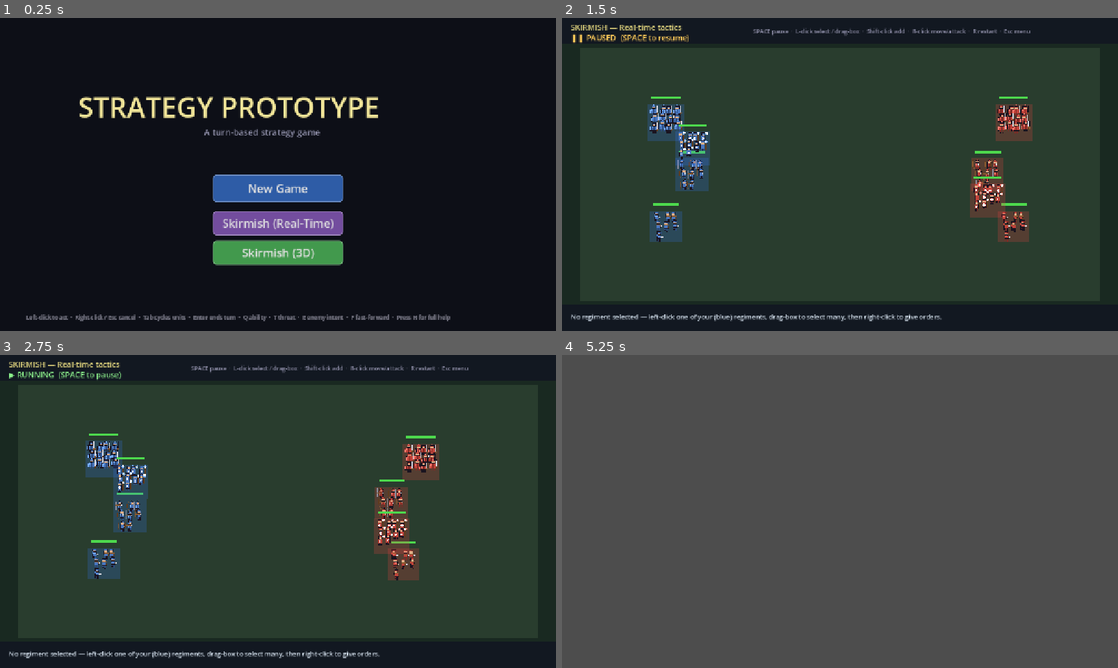
Above: before the commit, frames 1-4 (two rows, left to right).
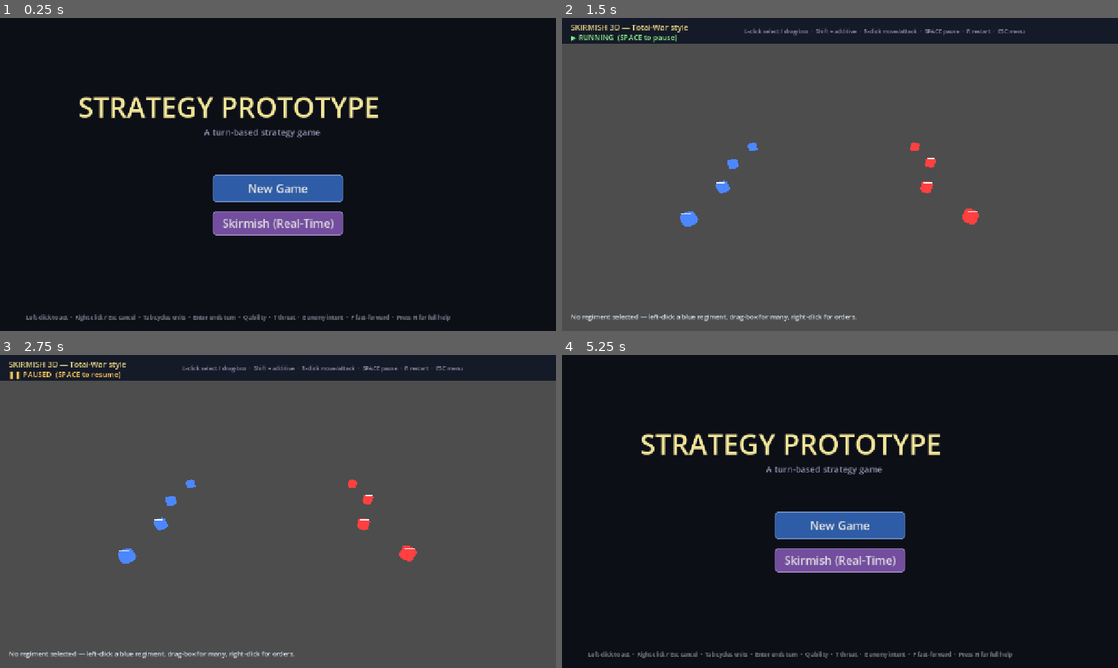
Above: after the commit, the same moments.

Repository: kabuumu/strategy-prototype
Game: Godot game, scene res://src/title/title.tscn
Two runs of this game, one before a commit and one after it. Both use one fixed random seed, a clock stepped at 60 frames per second and the inputs below.
Inputs (mouse positions are in pixels of both pictures, inside the frame that each line leads up to):
- Up to frame 1 (0.25 s): no input
- Up to frame 2 (1.5 s): click "Skirmish (Real-Time)" at 0.5 s; tap A at 1.25 s; move the mouse to (962, 158) at 1.27 s; tap E at 1.35 s; click (962, 158) at 1.42 s
- Up to frame 3 (2.75 s): tap Space at 1.52 s; tap A at 2 s; drag from (166, 527) to (250, 574) at 2.02 s
- Up to frame 4 (5.25 s): tap A at 2.75, 3.5 s; move the mouse to (895, 442) at 2.77 s; tap Enter at 2.85, 4.25 s; click (895, 442) at 2.92 s; tap E at 3.05, 4.55 s; drag from (812, 574) to (673, 464) at 3.52 s; move the mouse to (1006, 558) at 4.27 s; tap Tab at 4.35 s; click (1006, 558) at 4.42 s; tap Space at 4.52 s; tap Escape at 4.9 s; click (840, 589) at 5 s, where only the run before the commit has a clickable "Skirmish (3D)"

The runs differ from the first frame. In frame 1, 1.9% of the frame differs, in the area x 38-62%, y 70-80%; in frame 2, 93%; in frame 3, 92%; in frame 4, 99%, in the area x 0-100%, y 0-100%.
Error before the commit: Parse Error: Cannot infer the type of "mat" variable because the value is "null". (res://src/skirmish3d/skirmish3d.gd:530)

Commit message:
Bigger battle map; revert one-move cap (AP free movement restored)
Units can again spend their AP however they like (move multiple times, or
move+attack). Instead of capping moves, the board is larger so move range
is small relative to the map — more room to manoeuvre, more tactical.

- grid 10x8 -> 14x11; hex SIZE 37 -> 27 so it still fits left of the panel
- move ranges restored to moderate (soldier 3, archer 2, scout 4, healer 3,
  warlord 3, pyromancer/juggernaut 2)
- unit sprite scale reduced (1.7->1.4, boss 2.3->1.85) to suit smaller hexes
- terrain density + mountain clusters scaled up for the larger board;
  mountain growth now uses hex neighbours; objectives respread
- Dash ability back to +1 AP; removed the per-turn one-move restriction

Co-Authored-By: Claude Opus 4.8 <noreply@anthropic.com>

Diff:
--- a/src/battle/battle.gd
+++ b/src/battle/battle.gd
@@ -3,10 +3,10 @@
 # ---------------------------------------------------------------------------
 # Grid constants
 # ---------------------------------------------------------------------------
-const GRID_COLS: int = 10
-const GRID_ROWS: int = 8
-const TILE_SIZE: int = 70
-const GRID_OFFSET: Vector2 = Vector2(40.0, 55.0)
+const GRID_COLS: int = 14
+const GRID_ROWS: int = 11
+const TILE_SIZE: int = 70   # legacy; hex layout lives in Hex
+const GRID_OFFSET: Vector2 = Vector2(30.0, 48.0)
 const PANEL_X: float = 760.0
 
 # ---------------------------------------------------------------------------
@@ -14,9 +14,9 @@
 # ---------------------------------------------------------------------------
 # Three objectives spread across the map — left, centre, right
 const OBJECTIVE_CELLS: Array[Vector2i] = [
-	Vector2i(2, 2),
-	Vector2i(5, 4),
+	Vector2i(4, 2),
 	Vector2i(7, 5),
+	Vector2i(10, 8),
 ]
 # Bonus awarded when captured: "heal" or "reinforce"
 const OBJECTIVE_TYPES: Array[String] = ["heal", "reinforce", "heal"]
@@ -196,20 +196,22 @@
 	for obj: Dictionary in objectives:
 		reserved.append(obj["grid_pos"])
 
-	var cluster_count := rng.randi_range(mtn.x, mtn.y)
+	# Keep clear lanes near the spawn edges (cols 0-1 and the last two columns)
+	var col_lo := 2
+	var col_hi := GRID_COLS - 3
+	var cluster_count := rng.randi_range(mtn.x, mtn.y) + 2   # bigger board, more cover
 	for _c in range(cluster_count):
-		var seed_cell := Vector2i(rng.randi_range(2, 7), rng.randi_range(0, GRID_ROWS - 1))
+		var seed_cell := Vector2i(rng.randi_range(col_lo, col_hi), rng.randi_range(0, GRID_ROWS - 1))
 		if seed_cell not in reserved and seed_cell not in mountains:
 			mountains.append(seed_cell)
 
-		# Grow each cluster 1–3 cells by attaching to existing mountain edges
+		# Grow each cluster a few cells along hex neighbours
 		var growth := rng.randi_range(1, 3)
 		for _g in range(growth):
 			var candidates: Array = []
 			for mc: Vector2i in mountains:
-				for dir: Vector2i in [Vector2i(1, 0), Vector2i(-1, 0), Vector2i(0, 1), Vector2i(0, -1)]:
-					var adj := mc + dir
-					if _valid_cell(adj) and adj.x >= 2 and adj.x <= 7 \
+				for adj: Vector2i in Hex.neighbors(mc):
+					if _valid_cell(adj) and adj.x >= col_lo and adj.x <= col_hi \
 							and adj not in mountains and adj not in reserved:
 						candidates.append(adj)
 			if not candidates.is_empty():
@@ -227,9 +229,10 @@
 			if c not in taken:
 				target.append(c)
 				taken.append(c)
-	_place.call(forests, int(_biome["forest"]))
-	_place.call(hills, int(_biome["hill"]))
-	_place.call(lava, int(_biome["lava"]))
+	# Scale terrain counts up for the larger board
+	_place.call(forests, int(_biome["forest"] * 1.6))
+	_place.call(hills, int(_biome["hill"] * 1.6))
+	_place.call(lava, int(_biome["lava"] * 1.6))
 
 # ---------------------------------------------------------------------------
 # Custom drawing — hex grid + terrain + overlays
@@ -1174,10 +1177,7 @@
 	ability_cells.clear()
 	if selected_unit == null or selected_unit.ap <= 0:
 		return
-	# Only one move per turn — once moved, no more move tiles (attacks/abilities
-	# still cost AP). Dash re-enables a move.
-	if not selected_unit.moved_this_turn:
-		move_cells = _get_move_cells(selected_unit)
+	move_cells   = _get_move_cells(selected_unit)
 	attack_cells = _get_attack_cells(selected_unit, enemy_units)
 
 # Shared post-action bookkeeping: win check, AP-based greying, reselect/deselect.
@@ -1201,7 +1201,6 @@
 		var origin := selected_unit.grid_pos
 		selected_unit.grid_pos = cell
 		_animate_unit_to(selected_unit, origin, cell)
-	selected_unit.moved_this_turn = true
 	selected_unit.spend_ap(1)
 	_check_capture(selected_unit)
 	_after_player_action()
@@ -1508,12 +1507,11 @@
 		return
 	var id: String = selected_unit.get_ability().get("id", "")
 	if id == "dash":
-		# Dash: move again this turn (clears the one-move limit). The follow-up
-		# move still costs AP.
+		# Dash: a burst of extra mobility — grants +1 AP (an extra action).
 		selected_unit.ability_used = true
-		selected_unit.moved_this_turn = false
+		selected_unit.ap += 1
 		Sfx.play("ability")
-		selected_unit.show_status_popup("DASH! move again", Color(0.95, 0.85, 0.2))
+		selected_unit.show_status_popup("DASH! +1 AP", Color(0.95, 0.85, 0.2))
 		selected_unit.modulate = Color(1, 1, 1, 1)
 		_refresh_action_cells()
 		_update_ui()
@@ -1752,9 +1750,7 @@
 # One AI action for a unit (spends 1 AP). Returns false when it can't do
 # anything useful, so the turn loop stops early.
 func _ai_one_action(u: Unit) -> bool:
-	var can_move: bool = not u.moved_this_turn
-
-	# Healer: heal a wounded ally in range; else (if it may still move) close in
+	# Healer: heal a wounded ally in range; else close in
 	if u.get_ability().get("id", "") == "heal_ally" and not u.ability_used:
 		var w := _most_wounded_ally(u, enemy_units)
 		if w != null:
@@ -1766,15 +1762,10 @@
 				u.ability_used = true
 				u.spend_ap(1)
 				return true
-			if can_move:
-				var hc := _best_move_to_cell(u, w.grid_pos)
-				if hc != u.grid_pos:
-					await _ai_step(u, hc)
-					return true
-
-	# Already moved this turn → can only attack from the current cell
-	if not can_move:
-		return _ai_attack_from_here(u)
+			var hc := _best_move_to_cell(u, w.grid_pos)
+			if hc != u.grid_pos:
+				await _ai_step(u, hc)
+				return true
 
 	# Best move+attack pairing (move now, attack next action)
 	var plan := _best_attack_plan(u)
@@ -1803,23 +1794,8 @@
 			return true
 	return false
 
-# Attack the best in-range player target without moving. Returns false if none.
-func _ai_attack_from_here(u: Unit) -> bool:
-	var best: Unit = null
-	var range_val := u.get_attack_range()
-	for t: Unit in player_units:
-		if t.is_alive() and _chebyshev(u.grid_pos, t.grid_pos) <= range_val:
-			if best == null or t.hp < best.hp:
-				best = t
-	if best == null:
-		return false
-	_do_attack(u, best)
-	u.spend_ap(1)
-	return true
-
 # Move an AI unit one step of its plan (animated), spend 1 AP, check capture.
 func _ai_step(u: Unit, dest: Vector2i) -> void:
-	u.moved_this_turn = true
 	var origin := u.grid_pos
 	u.grid_pos = dest
 	await _animate_unit_to(u, origin, dest).finished
--- a/src/battle/hex.gd
+++ b/src/battle/hex.gd
@@ -5,10 +5,10 @@
 # Centers are LOCAL (relative to the grid origin); callers add GRID_OFFSET when
 # drawing on the battle node, or use them directly for _grid_node children.
 
-const SIZE: float  = 37.0     # centre → corner
-const W: float     = 64.08    # hex width  = SIZE * sqrt(3)
-const H: float     = 74.0     # hex height = SIZE * 2
-const VSTEP: float = 55.5     # row spacing = SIZE * 1.5
+const SIZE: float  = 27.0     # centre → corner
+const W: float     = 46.77    # hex width  = SIZE * sqrt(3)
+const H: float     = 54.0     # hex height = SIZE * 2
+const VSTEP: float = 40.5     # row spacing = SIZE * 1.5
 
 static func center(col: int, row: int) -> Vector2:
 	var x: float = W * col + (W * 0.5 if (row & 1) == 1 else 0.0) + W * 0.5
--- a/src/battle/unit.gd
+++ b/src/battle/unit.gd
@@ -11,13 +11,11 @@
 var has_acted: bool = false   # mirrors ap <= 0 (kept for round-completion checks)
 var ap: int = 0               # action points remaining this turn
 var max_ap: int = 2
-var moved_this_turn: bool = false   # a unit may take only one move per turn
 
 func refill_ap() -> void:
 	max_ap = GameManager.ap_for(unit_type)
 	ap = max_ap
 	has_acted = false
-	moved_this_turn = false
 
 func spend_ap(n: int = 1) -> void:
 	ap = maxi(0, ap - n)
@@ -112,7 +110,7 @@
 	_body = Sprite2D.new()
 	_body.texture        = tex
 	_body.texture_filter = CanvasItem.TEXTURE_FILTER_NEAREST  # crisp pixels
-	var s: float = 2.3 if is_boss else 1.7
+	var s: float = 1.85 if is_boss else 1.4
 	# Face inward: players look right (toward the enemy side), enemies look left.
 	_body.scale = Vector2(-s if team == 1 else s, s)
 	add_child(_body)
--- a/src/game_manager.gd
+++ b/src/game_manager.gd
@@ -7,7 +7,7 @@
 	"soldier": {
 		"name": "Soldier",
 		"max_hp": 100,
-		"move_range": 2,
+		"move_range": 3,
 		"attack_range": 1,
 		"damage": 35,
 		"color": Color(0.25, 0.5, 1.0),
@@ -27,7 +27,7 @@
 	"scout": {
 		"name": "Scout",
 		"max_hp": 60,
-		"move_range": 3,
+		"move_range": 4,
 		"attack_range": 1,
 		"damage": 20,
 		"color": Color(0.95, 0.8, 0.1),
@@ -40,7 +40,7 @@
 	"warlord": {
 		"name": "Warlord",
 		"max_hp": 220,
-		"move_range": 2,
+		"move_range": 3,
 		"attack_range": 1,
 		"damage": 35,
 		"color": Color(0.85, 0.20, 0.20),
@@ -83,7 +83,7 @@
 	"healer": {
 		"name": "Healer",
 		"max_hp": 65,
-		"move_range": 2,
+		"move_range": 3,
 		"attack_range": 1,
 		"damage": 10,
 		"color": Color(0.20, 0.82, 0.70),
--- a/src/skirmish3d/skirmish3d.gd
+++ b/src/skirmish3d/skirmish3d.gd
@@ -97,7 +97,7 @@
 
 	_camera = Camera3D.new()
 	_camera.position = Vector3(0.0, CAMERA_Y, 34.0)
-	_camera.look_at(Vector3.ZERO, Vector3.UP)
+	_camera.look_at_from_position(_camera.position, Vector3.ZERO, Vector3.UP)
 	_camera.current = true
 	world.add_child(_camera)
 
@@ -229,7 +229,7 @@
 		_update_hover()
 		return
 
-	var all_units: Array = []
+	var all_units: Array[SkirmishUnit3D] = []
 	all_units.append_array(player_units)
 	all_units.append_array(enemy_units)
 	_ai_tick(delta)
@@ -403,7 +403,7 @@
 		if not _is_in_front_of_camera(u):
 			continue
 		var sp := _project_to_ui(u.global_position + Vector3(0.0, 0.55, 0.0))
-		var d := sp.distance_to(screen)
+		var d: float = sp.distance_to(screen)
 		if d < best_d:
 			best_d = d
 			best = u
@@ -425,7 +425,7 @@
 		var t: float = (u.global_position - from).dot(dir)
 		if t < 0.0 or t > max_dist:
 			continue
-		var closest: Vector3 = from + dir * t
+		var closest: Vector3 = from + (dir * t)
 		var offset: float = closest.distance_to(u.global_position)
 		# Flat top-down units so use a slightly taller envelope to keep picks forgiving.
 		if offset <= hit_radius:
@@ -454,10 +454,10 @@
 	)
 
 func _drag_rect_normalized() -> Rect2:
-	var x0 := min(_drag_origin.x, _drag_current.x)
-	var y0 := min(_drag_origin.y, _drag_current.y)
-	var x1 := max(_drag_origin.x, _drag_current.x)
-	var y1 := max(_drag_origin.y, _drag_current.y)
+	var x0: float = min(_drag_origin.x, _drag_current.x)
+	var y0: float = min(_drag_origin.y, _drag_current.y)
+	var x1: float = max(_drag_origin.x, _drag_current.x)
+	var y1: float = max(_drag_origin.y, _drag_current.y)
 	return Rect2(x0, y0, x1 - x0, y1 - y0)
 
 func _update_drag_box_visual() -> void:
@@ -480,7 +480,7 @@
 	for u: SkirmishUnit3D in enemy_units:
 		if not u.is_alive():
 			continue
-		var needs_target := (
+		var needs_target: bool = (
 			u.order == SkirmishUnit3D.Order.IDLE or
 			(u.order == SkirmishUnit3D.Order.ATTACK and (u.attack_target == null or not u.attack_target.is_alive()))
 		)
@@ -513,25 +513,29 @@
 	marker.add_child(mesh)
 	marker.visible = true
 	add_child(marker)
-	_waypoints.append({"node": marker, "age": 0.0, "lifetime": 0.6})
+	var wp: Dictionary = {"node": marker, "age": 0.0, "lifetime": 0.6}
+	_waypoints.append(wp)
 
 func _age_waypoints(delta: float) -> void:
-	var alive: Array = []
+	var alive: Array[Dictionary] = []
 	for it: Dictionary in _waypoints:
-		var node := it.get("node", null)
+		var it_node: Variant = it.get("node", null)
+		var node: Node3D = null
+		if it_node is Node3D:
+			node = it_node
 		var age: float = float(it.get("age", 0.0)) + delta
-		var lt := float(it.get("lifetime", 0.0))
+		var lt: float = float(it.get("lifetime", 0.0))
 		if node == null or age > lt:
 			if node != null and is_instance_valid(node):
 				node.queue_free()
 			continue
 		it["age"] = age
-		var t := clamp(age / max(0.1, lt), 0.0, 1.0)
-		var mat := null
+		var t: float = clamp(age / max(0.1, lt), 0.0, 1.0)
+		var mat: StandardMaterial3D = null
 		if node.get_child_count() > 0:
-			var first := node.get_child(0)
-			if first != null and first is MeshInstance3D:
-				mat = (first.material_override as StandardMaterial3D)
+			var first: Node = node.get_child(0)
+			if first is MeshInstance3D:
+				mat = (first as MeshInstance3D).material_override as StandardMaterial3D
 		if mat != null:
 			mat.albedo_color.a = lerp(0.8, 0.0, t)
 		alive.append(it)
--- a/src/skirmish3d/skirmish_unit_3d.gd
+++ b/src/skirmish3d/skirmish_unit_3d.gd
@@ -1,7 +1,7 @@
 class_name SkirmishUnit3D
 extends CharacterBody3D
 
-signal died(unit: SkirmishUnit3D)
+signal died(unit)
 
 const WORLD_SCALE: float = 0.06
 
@@ -37,7 +37,7 @@
 enum Order { IDLE, MOVE, ATTACK }
 var order: int = Order.IDLE
 var move_target: Vector3 = Vector3.ZERO
-var attack_target: SkirmishUnit3D = null
+var attack_target: CharacterBody3D = null
 
 var _cooldown: float = 0.0
 var _selected: bool = false
@@ -142,7 +142,6 @@
 	fg_mat.shading_mode = BaseMaterial3D.SHADING_MODE_UNSHADED
 	_hp_fill.material_override = fg_mat
 	add_child(_hp_fill)
-	add_child(_hp_bg)
 
 	# Create faux-soldier markers as tiny capsules. This gives immediate visual
 	# feedback of losses without using a 2D sprite-based squad visual.
@@ -170,10 +169,10 @@
 func _refresh_hp_bar() -> void:
 	if _hp_fill == null:
 		return
-	var frac := clamp(float(hp) / float(max_hp), 0.0, 1.0)
+	var frac: float = clamp(float(hp) / float(max_hp), 0.0, 1.0)
 	_hp_fill.position.x = (frac - 1.0) * 0.725
 	_hp_fill.scale.x = frac
-	var m := _hp_fill.material_override as StandardMaterial3D
+	var m: StandardMaterial3D = _hp_fill.material_override
 	if m != null:
 		if frac > 0.6:
 			m.albedo_color = Color(0.30, 0.85, 0.30)
@@ -197,7 +196,7 @@
 	move_target = target
 	attack_target = null
 
-func order_attack(target: SkirmishUnit3D) -> void:
+func order_attack(target: CharacterBody3D) -> void:
 	order = Order.ATTACK
 	attack_target = target
 
@@ -255,7 +254,7 @@
 	var tw := create_tween()
 	tw.tween_property(mat, "albedo_color", old, HIT_FLASH_TIME)
 
-func tick(delta: float, neighbours: Array[SkirmishUnit3D]) -> Dictionary:
+func tick(delta: float, neighbours: Array) -> Dictionary:
 	var fired: Dictionary = {"fired": false}
 	if not is_alive():
 		return fired
@@ -284,7 +283,7 @@
 			if attack_target != null and attack_target.is_alive():
 				var to_t := attack_target.global_position - global_position
 				to_t.y = 0.0
-				var desired_gap := attack_range_world + attack_target.radius
+				var desired_gap: float = attack_range_world + attack_target.radius
 				if to_t.length() > desired_gap:
 					move_intent = to_t
 					want_move = true
@@ -298,7 +297,7 @@
 		global_position += step
 
 	# Soft unit separation (2D, x/z only)
-	for other: SkirmishUnit3D in neighbours:
+	for other: CharacterBody3D in neighbours:
 		if other == self or not other.is_alive():
 			continue
 		var diff := global_position - other.global_position
@@ -311,7 +310,7 @@
 
 	if attack_target != null and attack_target.is_alive():
 		var dist: float = global_position.distance_to(attack_target.global_position)
-		var target_gap := attack_range_world + attack_target.radius
+		var target_gap: float = attack_range_world + attack_target.radius
 		if dist <= target_gap and _cooldown <= 0.0:
 			_cooldown = attack_cooldown
 			var scaled: int = max(1, int(round(
@@ -329,10 +328,10 @@
 	tw.tween_property(_body, "position:y", 0.45, 0.12).set_trans(Tween.TRANS_QUAD).set_ease(Tween.EASE_OUT)
 	tw.tween_property(_body, "position:y", 0.0, 0.16).set_trans(Tween.TRANS_QUAD).set_ease(Tween.EASE_IN)
 
-func _find_nearest_enemy_in_radius(neighbours: Array[SkirmishUnit3D], radius_world: float) -> SkirmishUnit3D:
-	var best: SkirmishUnit3D = null
+func _find_nearest_enemy_in_radius(neighbours: Array, radius_world: float) -> CharacterBody3D:
+	var best: CharacterBody3D = null
 	var best_d: float = radius_world
-	for other: SkirmishUnit3D in neighbours:
+	for other: CharacterBody3D in neighbours:
 		if other == self or not other.is_alive() or other.team == team:
 			continue
 		var d: float = global_position.distance_to(other.global_position)
--- a/src/title/title.gd
+++ b/src/title/title.gd
@@ -44,8 +44,6 @@
 	var skirmish_y: float = new_game_y + 84.0
 	_add_menu_button("Skirmish (Real-Time)", Vector2(490.0, skirmish_y), Vector2(300.0, 56.0),
 		Color(0.45, 0.30, 0.62), _on_skirmish)
-	_add_menu_button("Skirmish (3D)", Vector2(490.0, skirmish_y + 68.0), Vector2(300.0, 56.0),
-		Color(0.26, 0.60, 0.30), _on_skirmish_3d)
 
 	if not has_save:
 		_build_meta_panel()
@@ -104,9 +102,6 @@
 func _on_skirmish() -> void:
 	# Skirmish is a self-contained battle scene — no campaign state is
 	# touched, so the player can dip in and out without losing a run.
-	get_tree().change_scene_to_file("res://src/rtbattle/rtbattle.tscn")
-
-func _on_skirmish_3d() -> void:
 	get_tree().change_scene_to_file("res://src/skirmish3d/skirmish3d.tscn")
 
 # ---------------------------------------------------------------------------
